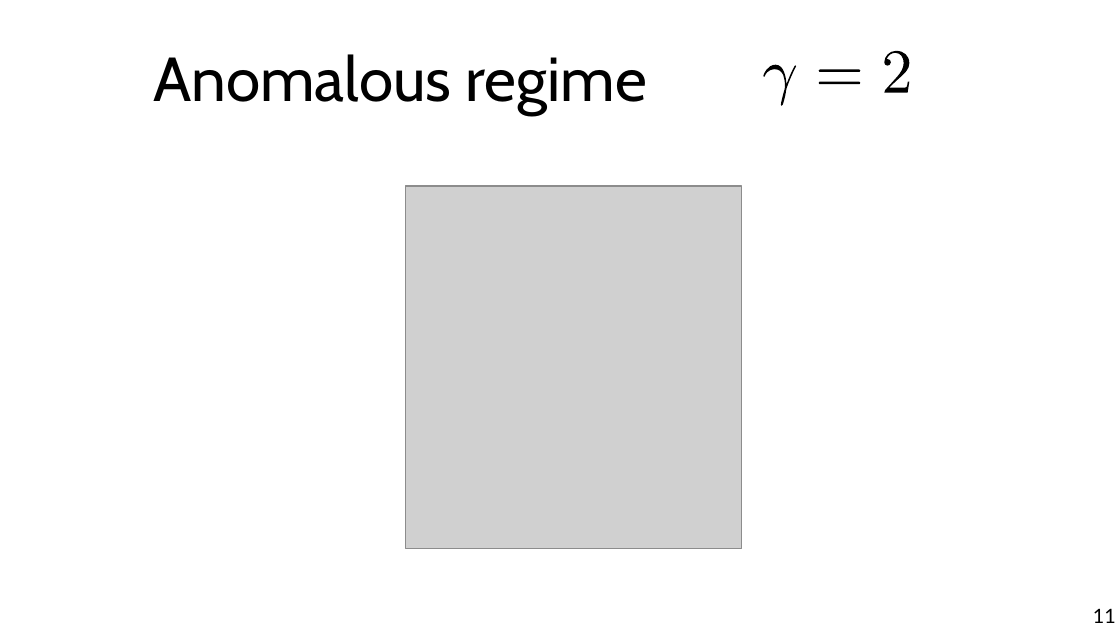
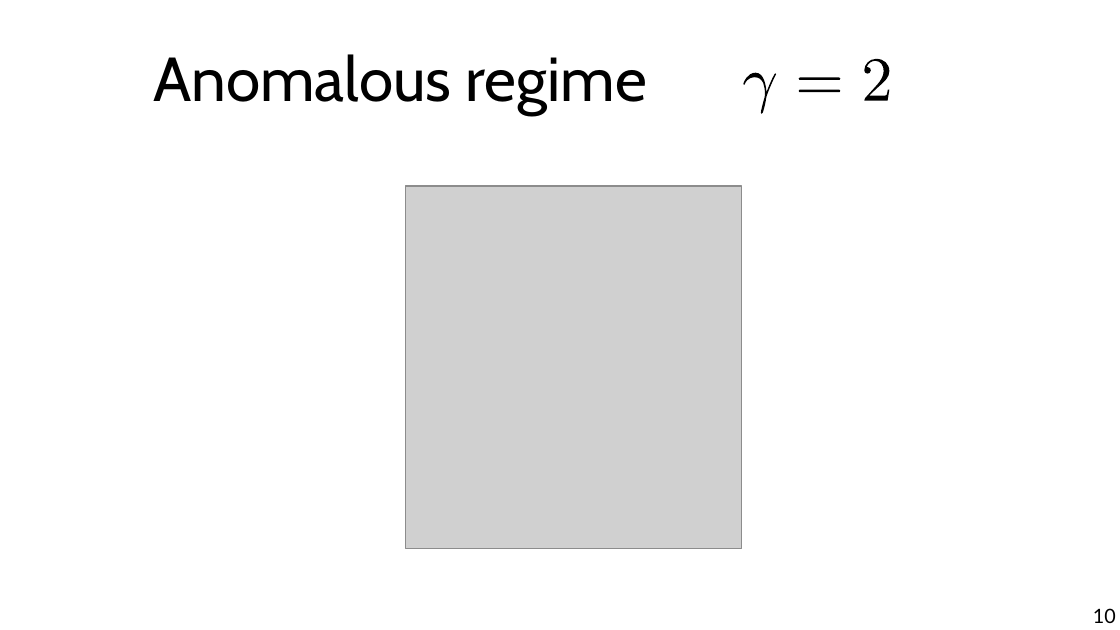
Before and after one commit to chatox/networks-science-course, a slide deck: slide 10 of theory/odp/tt14-distances_scale_free_nets.odp (slide 11 before the commit). Drawn at 1120x630 pixels with LibreOffice and Linux fonts; fonts in the diff are those of the drawing; grey boxes stand for pictures. Boxes give left, top, right and bottom in pixels: in the first picture for what was removed or moved away, otherwise in the second. Text is boxed around its words. In the diff, an @@ line names an element or a change of style, - is before the commit and + after.

```diff
--- a/theory/odp/tt14-distances_scale_free_nets.odp
+++ b/theory/odp/tt14-distances_scale_free_nets.odp
@@ 3 freeform shapes: place and size @@
-3 freeform shapes at (763,51,910,106)
+3 freeform shapes at (743,59,890,114)
@@ page number at (1093,608,1116,623): text changed @@
-11
+10
```
Also in this commit, not shown: 5 other slides changed, 1 other file.
